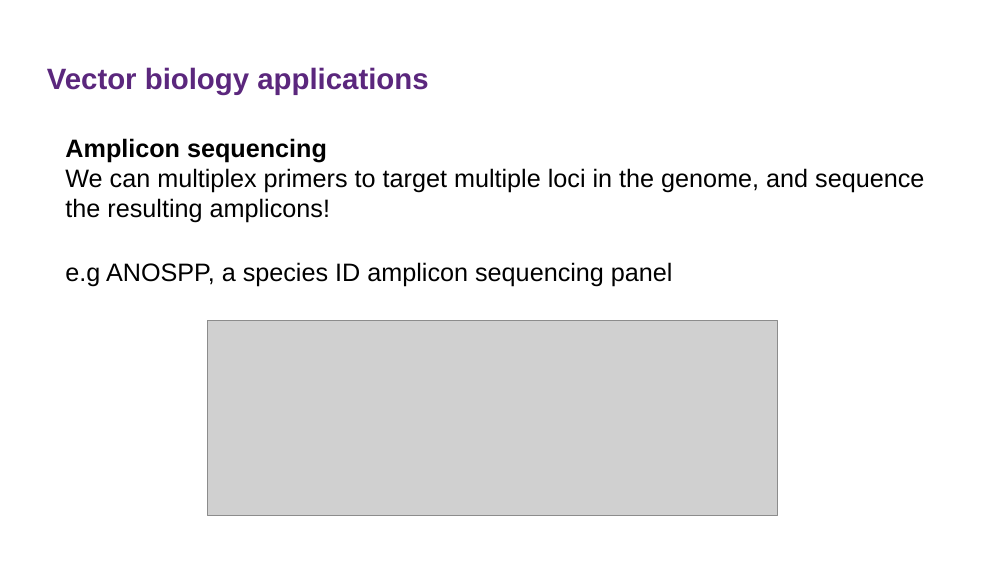
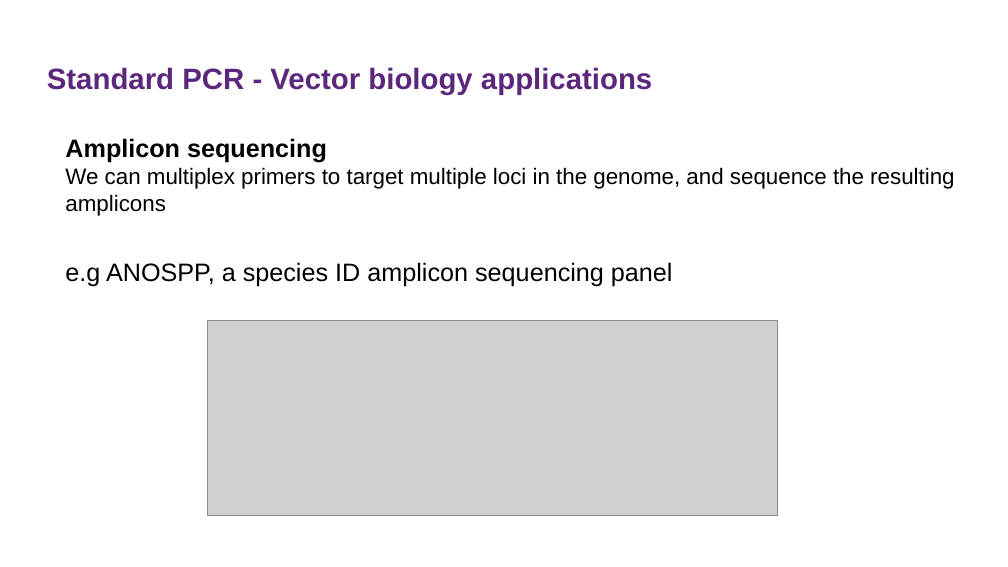
Before and after one commit to sanjaynagi/AnoPrimer, a slide deck: slide 9 of agamPrimer.odp (slide 16 before the commit). Drawn at 1008x567 pixels with LibreOffice and Linux fonts; fonts in the diff are those of the drawing; grey boxes stand for pictures; background and template pictures are left out. Boxes give left, top, right and bottom in pixels: in the first picture for what was removed or moved away, otherwise in the second. Text is boxed around its words. In the diff, an @@ line names an element or a change of style, - is before the commit and + after.

```diff
--- a/agamPrimer.odp
+++ b/agamPrimer.odp
@@ title at (47,67,652,95): text changed @@
-Vector biology applications
+Standard PCR - Vector biology applications
@@ text at (65,167,954,216): text changed; size 18 to 16 pt @@
-We can multiplex primers to target multiple loci in the genome, and sequence the resulting amplicons!
+We can multiplex primers to target multiple loci in the genome, and sequence the resulting amplicons
```
Also in this commit, not shown: 8 other slides changed, 1 slide removed, 2 other files.
